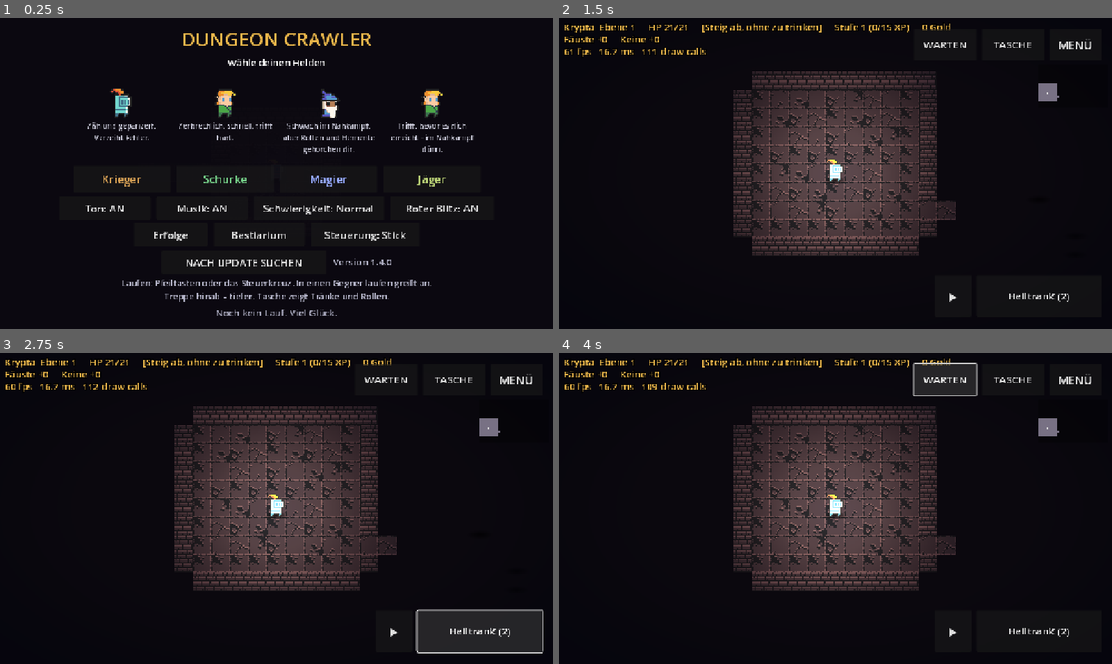
Above: before the commit, frames 1-4 (two rows, left to right).
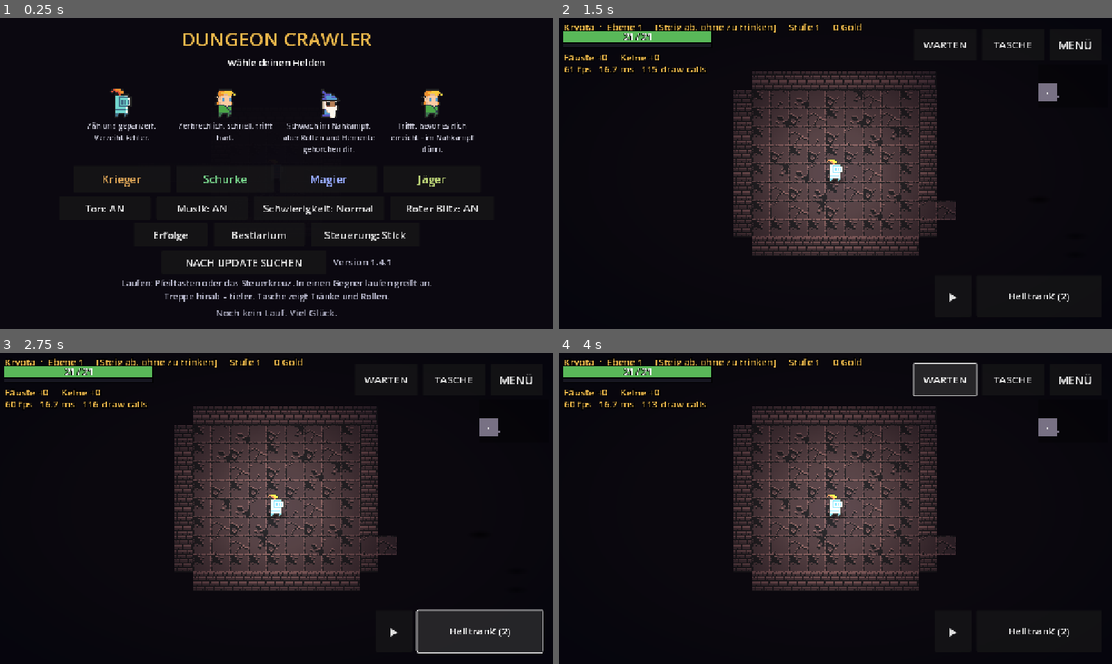
Above: after the commit, the same moments.

Repository: GermanDudeXX/dungeon-crawler
Game: Godot game, scene res://scenes/main.tscn
Same seed, same stepped clock (60 frames per second), same inputs: the game is played once before the commit and once after it.
Inputs:
- Up to frame 1 (0.25 s): no input
- Up to frame 2 (1.5 s): click "Schwierigkeit: Normal" at 0.5 s; click "Krieger" at 1.25 s
- Up to frame 3 (2.75 s): click "Heiltrank (2)" at 2 s
- Up to frame 4 (4 s): click "▶" at 2.75 s; click "WARTEN" at 3.5 s

The runs differ from the first frame. In frame 1, less than 0.1% of the frame differs, in the area x 69-71%, y 77-80%; in frame 2, 2.1%; in frame 3, 2.1%, in the area x 0-71%, y 1-19%; in frame 4, 2.1%.

Commit message:
Godot: Türen führen irgendwohin, und Leben ist ein Balken
Türen: ein Gang, der neben einem Raum entlangläuft, sah an jeder Stelle
wie ein Durchgang aus - links und rechts Boden, oben Wand, unten der
Raum. Die Formprüfung sagte deshalb an jedem zweiten Feld ja, und so
standen Türen mitten im Gang, während der Raum daneben offen lag. Jetzt
muss eine der beiden offenen Seiten im Raum liegen: die Tür führt hinein,
nicht daran vorbei. Dazu wird der Boden hinter beiden Seiten gezählt -
weniger als fünf Felder heißt, sie führt ins Nichts, und dann steht dort
keine. Über 120 Ebenen gemessen: von 1597 Türplätzen nach alter Regel
bleiben 1241, gut ein Fünftel war Unsinn. Im Schnitt bleiben 3,6 Türen
pro Ebene.

Leben: statt "HP 7/24" ein Balken. Dunkler Rahmen, Spur, Füllung - grün,
ab 55 % bernstein, ab 28 % rot. Dahinter läuft ein heller Streifen nach,
der über eine Sekunde abfließt, damit ein Treffer als Verlust sichtbar
wird und nicht nur als kürzerer Balken. Ein Schild sitzt in Hellblau
hinter dem Ende der Gesundheit, weil es zuerst aufgebraucht wird. Unter
einem Viertel atmet der Rahmen rot. Darunter ein dünner XP-Balken, und
für einen Boss eine breite Leiste quer über den oberen Bildrand mit Namen
und Zahlen.

Co-Authored-By: Claude Opus 5 <noreply@anthropic.com>
Claude-Session: https://claude.ai/code/session_01WQiUvBCjkdxtXigdz77eh9

Diff:
--- a/godot/project.godot
+++ b/godot/project.godot
@@ -17,7 +17,7 @@
 config/name="Dungeon Crawler (Godot)"
 ; What the update button compares against. Keep this in step with
 ; export_presets.cfg - they are two halves of the same number.
-config/version="1.4.0"
+config/version="1.4.1"
 run/main_scene="res://scenes/main.tscn"
 config/features=PackedStringArray("4.4", "GL Compatibility")
 config/icon="res://assets/classes/knight_m_idle_anim_f0.png"
--- a/godot/scripts/game.gd
+++ b/godot/scripts/game.gd
@@ -34,6 +34,10 @@
 # this long, so a held direction produces one continuous movement
 # instead of step, wait, step - that pause is most of what reads as
 # "stuck to a grid", even though the sprites were already sliding.
+const GAUGE_W := 340.0           ## the health and experience bars
+const GAUGE_H := 26.0
+const BOSS_W := 520.0
+const DOOR_POCKET := 4           ## fewer floor tiles than this behind a door is nothing
 const STEP_TIME := 0.14
 # How long a held direction waits before it starts walking by itself.
 const REPEAT_DELAY := 0.34
@@ -126,6 +130,16 @@
 var _kin_list: VBoxContainer
 var _drink_button: Button
 var _shoot_button: Button
+var _hp_frame: ColorRect         ## the gauges, top left
+var _hp_ghost: ColorRect
+var _hp_fill: ColorRect
+var _hp_guard: ColorRect
+var _hp_text: Label
+var _xp_fill: ColorRect
+var _boss_frame: ColorRect       ## and the one across the top, for a boss
+var _boss_track: ColorRect
+var _boss_fill: ColorRect
+var _boss_text: Label
 var _pause_panel: PanelContainer
 var _pause_sound: Button
 var _pause_music: Button
@@ -1388,17 +1402,72 @@
 					break
 			if crowded:
 				continue
-			# And only in an actual doorway: floor on two opposite sides, wall
-			# on the other two. A door in the middle of a room is a frame
-			# around nothing.
-			var open_x: bool = Dungeon.is_walkable(grid, cell.x - 1, cell.y) \
-				and Dungeon.is_walkable(grid, cell.x + 1, cell.y)
-			var open_y: bool = Dungeon.is_walkable(grid, cell.x, cell.y - 1) \
-				and Dungeon.is_walkable(grid, cell.x, cell.y + 1)
-			if open_x == open_y:
+			if not _is_doorway(cell, room):
 				continue
 			doors[cell] = false
 
+
+
+## Is this cell a doorway into that room, or just a tile a door would
+## be standing on?
+##
+## Three things have to hold, and each of them was a door on the map
+## that made no sense:
+##
+## The cell is a passage: floor on two opposite sides, wall on the other
+## two. A door in open ground is a frame around nothing.
+##
+## The passage runs *into* the room - one of those two sides is inside
+## it, the other is not. This is the one that was missing. A corridor
+## carved along a room's edge touches it for its whole length and looks
+## like a passage at every step, so doors were being hung in the middle
+## of corridors with the room lying wide open beside them.
+##
+## And there is something on both sides. A door onto three tiles of
+## nothing is worse than no door.
+func _is_doorway(cell: Vector2i, room) -> bool:
+	var open_x: bool = Dungeon.is_walkable(grid, cell.x - 1, cell.y) \
+		and Dungeon.is_walkable(grid, cell.x + 1, cell.y)
+	var open_y: bool = Dungeon.is_walkable(grid, cell.x, cell.y - 1) \
+		and Dungeon.is_walkable(grid, cell.x, cell.y + 1)
+	if open_x == open_y:
+		return false
+	var sides: Array = ([Vector2i(-1, 0), Vector2i(1, 0)] if open_x
+		else [Vector2i(0, -1), Vector2i(0, 1)])
+	var inside := 0
+	for offset in sides:
+		var beside: Vector2i = cell + offset
+		if beside.x >= room.x1 and beside.x < room.x2 \
+				and beside.y >= room.y1 and beside.y < room.y2:
+			inside += 1
+	if inside != 1:
+		return false
+	for offset in sides:
+		if _pocket_behind(cell, cell + offset) <= DOOR_POCKET:
+			return false
+	return true
+
+
+## How much floor lies behind a cell if the doorway is treated as a wall.
+## Counted no further than it takes to decide - a corridor that carries
+## on is a corridor, and the exact number stops mattering long before
+## then.
+func _pocket_behind(doorway: Vector2i, from: Vector2i) -> int:
+	var seen := {from: true}
+	var queue: Array[Vector2i] = [from]
+	var head := 0
+	while head < queue.size() and seen.size() <= DOOR_POCKET:
+		var at: Vector2i = queue[head]
+		head += 1
+		for offset in [Vector2i(1, 0), Vector2i(-1, 0), Vector2i(0, 1), Vector2i(0, -1)]:
+			var next: Vector2i = at + offset
+			if next == doorway or seen.has(next):
+				continue
+			if not Dungeon.is_walkable(grid, next.x, next.y):
+				continue
+			seen[next] = true
+			queue.append(next)
+	return seen.size()
 
 
 ## The floor cells immediately outside a room that touch it.
@@ -3163,8 +3232,8 @@
 	# Two lines, because one did not fit: at 1280 wide the gear names
 	# pushed the buff row off the right-hand edge, where a player has no
 	# way to know it exists.
-	_play_ui.get_node("gear").position = Vector2(14, 36)
-	_play_ui.get_node("fps").position = Vector2(14, 64)
+	_play_ui.get_node("gear").position = Vector2(14, 78)
+	_play_ui.get_node("fps").position = Vector2(14, 106)
 
 	var log_label: Label = _play_ui.get_node("log")
 	log_label.set_anchors_preset(Control.PRESET_BOTTOM_RIGHT)
@@ -3279,6 +3348,7 @@
 	_banner.modulate.a = 0.0
 	_play_ui.add_child(_banner)
 
+	_build_gauges()
 	_build_vignette()
 	_build_minimap()
 	_build_bag_panel()
@@ -3289,6 +3359,132 @@
 	_build_perk_panel()
 	_build_dead_panel()
 	_build_title_panel()
+
+
+## A flat rectangle of colour, positioned by hand.
+##
+## The HUD is built in code rather than in a scene, so a bar is four of
+## these stacked: a dark frame, the empty track, what is left, and the
+## number over the top. Nothing here reacts to the theme - a health bar
+## that changes colour with the floor is a health bar nobody trusts.
+func _plate(at: Vector2, span: Vector2, shade: Color, top := false) -> ColorRect:
+	var rect := ColorRect.new()
+	if top:
+		rect.set_anchors_preset(Control.PRESET_CENTER_TOP)
+	rect.position = at
+	rect.size = span
+	rect.color = shade
+	rect.mouse_filter = Control.MOUSE_FILTER_IGNORE
+	_play_ui.add_child(rect)
+	return rect
+
+
+func _gauge_label(at: Vector2, span: Vector2, size: int, top := false) -> Label:
+	var label := Label.new()
+	if top:
+		label.set_anchors_preset(Control.PRESET_CENTER_TOP)
+	label.position = at
+	label.size = span
+	label.custom_minimum_size = span
+	label.horizontal_alignment = HORIZONTAL_ALIGNMENT_CENTER
+	label.vertical_alignment = VERTICAL_ALIGNMENT_CENTER
+	label.mouse_filter = Control.MOUSE_FILTER_IGNORE
+	label.add_theme_font_size_override("font_size", size)
+	label.add_theme_color_override("font_outline_color", Color(0, 0, 0, 0.9))
+	label.add_theme_constant_override("outline_size", 5)
+	_play_ui.add_child(label)
+	return label
+
+
+## Health as a bar rather than as two numbers.
+##
+## "HP 7/24" is something you read; a bar a quarter full is something you
+## see, and in a fight there is no time to read. The experience bar under
+## it is there for the same reason - the moment before a level is worth
+## knowing, and it was buried in a row of figures.
+func _build_gauges() -> void:
+	_hp_frame = _plate(Vector2(12, 30), Vector2(GAUGE_W + 4, GAUGE_H + 4), Color(0, 0, 0, 0.80))
+	_plate(Vector2(14, 32), Vector2(GAUGE_W, GAUGE_H), Color(0.13, 0.09, 0.11, 0.92))
+	# The pale strip is the damage that has just landed. It drains away
+	# over about a second, so a hit is visible as a loss and not only as a
+	# smaller bar.
+	_hp_ghost = _plate(Vector2(14, 32), Vector2(GAUGE_W, GAUGE_H), Color(0.96, 0.86, 0.58, 0.50))
+	_hp_fill = _plate(Vector2(14, 32), Vector2(GAUGE_W, GAUGE_H), Color(0.35, 0.72, 0.35))
+	# A shield is not health: it sits past the end of the bar, in its own
+	# colour, and goes first.
+	_hp_guard = _plate(Vector2(14, 32), Vector2(0, GAUGE_H), Color(0.48, 0.78, 1.0, 0.88))
+	_hp_text = _gauge_label(Vector2(14, 32), Vector2(GAUGE_W, GAUGE_H), 20)
+
+	_plate(Vector2(12, 60), Vector2(GAUGE_W + 4, 12), Color(0, 0, 0, 0.80))
+	_plate(Vector2(14, 62), Vector2(GAUGE_W, 8), Color(0.10, 0.10, 0.14, 0.92))
+	_xp_fill = _plate(Vector2(14, 62), Vector2(0, 8), Color(0.62, 0.55, 0.95))
+
+	# A boss gets the top of the screen. Something with four hundred hit
+	# points needs a bar you can watch from across the room, and a name -
+	# otherwise the only sign that this one is different is that it is not
+	# dying.
+	_boss_frame = _plate(Vector2(-BOSS_W * 0.5 - 3, 61), Vector2(BOSS_W + 6, 26),
+		Color(0, 0, 0, 0.80), true)
+	_boss_track = _plate(Vector2(-BOSS_W * 0.5, 64), Vector2(BOSS_W, 20),
+		Color(0.14, 0.08, 0.08, 0.92), true)
+	_boss_fill = _plate(Vector2(-BOSS_W * 0.5, 64), Vector2(BOSS_W, 20),
+		Color(0.86, 0.26, 0.20), true)
+	_boss_text = _gauge_label(Vector2(-BOSS_W * 0.5, 64), Vector2(BOSS_W, 20), 19, true)
+	_boss_text.add_theme_color_override("font_color", Color(1.0, 0.92, 0.86))
+
+
+## Moves the bars to where the numbers already are. Called every frame,
+## because the trailing damage strip is the only thing here that is not
+## simply a division.
+func _refresh_gauges(delta: float) -> void:
+	if _hp_fill == null or player == null:
+		return
+	var left: float = clampf(float(player.hp) / float(maxi(1, player.max_hp)), 0.0, 1.0)
+	var want: float = GAUGE_W * left
+	_hp_fill.size.x = want
+	# Green while it does not matter, amber when it starts to, red when it
+	# does. Colour is what an eye that is watching the monster still
+	# notices.
+	if left > 0.55:
+		_hp_fill.color = Color(0.35, 0.72, 0.35)
+	elif left > 0.28:
+		_hp_fill.color = Color(0.90, 0.68, 0.22)
+	else:
+		_hp_fill.color = Color(0.84, 0.22, 0.22)
+	if _hp_ghost.size.x <= want:
+		_hp_ghost.size.x = want
+	else:
+		_hp_ghost.size.x = maxf(want, _hp_ghost.size.x - GAUGE_W * 0.55 * delta)
+	var guard: float = clampf(float(player.shield) / float(maxi(1, player.max_hp)), 0.0, 1.0)
+	_hp_guard.position.x = 14.0 + want
+	_hp_guard.size.x = minf(GAUGE_W - want, GAUGE_W * guard)
+	_hp_text.text = "%d / %d" % [maxi(0, player.hp), player.max_hp]
+	if player.shield > 0:
+		_hp_text.text += "   +%d" % player.shield
+	# Under a quarter left the frame breathes red. Nothing written in the
+	# log has ever caught anyone mid-fight.
+	if left <= 0.25:
+		_hp_frame.color = Color(0.88, 0.16, 0.16, 0.50 + 0.35 * sin(_flicker * 6.0))
+	else:
+		_hp_frame.color = Color(0, 0, 0, 0.80)
+	_xp_fill.size.x = GAUGE_W * clampf(
+		float(player.xp) / float(maxi(1, player.xp_to_next)), 0.0, 1.0)
+
+	var boss = null
+	for monster in monsters:
+		if monster.is_alive() and monster.is_boss and monster.awake \
+				and lit.has(monster.cell()):
+			boss = monster
+			break
+	var showing: bool = boss != null
+	_boss_frame.visible = showing
+	_boss_track.visible = showing
+	_boss_fill.visible = showing
+	_boss_text.visible = showing
+	if showing:
+		_boss_fill.size.x = BOSS_W * clampf(
+			float(boss.hp) / float(maxi(1, boss.max_hp)), 0.0, 1.0)
+		_boss_text.text = "%s   %d / %d" % [boss.display_name, maxi(0, boss.hp), boss.max_hp]
 
 
 ## Hangs a dialog in the middle of the screen and keeps it there.
@@ -4854,15 +5050,12 @@
 		_stepped = Vector2i.ZERO
 		_auto_shoot()
 
-	var line := "%s  Ebene %d     HP %d/%d" % [
-		tier.get("name", ""), depth, player.hp, player.max_hp]
-	if player.shield > 0:
-		line += " +%d Schild" % player.shield
+	_refresh_gauges(delta)
+	var line := "%s  ·  Ebene %d" % [tier.get("name", ""), depth]
 	if not quest.is_empty():
 		line += "     [%s%s]" % [quest["name"],
 			" ✓" if quest.get("done", false) else ""]
-	line += "     Stufe %d (%d/%d XP)     %d Gold" % [
-		player.level, player.xp, player.xp_to_next, player.gold]
+	line += "     Stufe %d     %d Gold" % [player.level, player.gold]
 	# What is in your hands, by name, on a line of its own: a rarity
 	# that never appears anywhere is a number nobody can notice.
 	var gear := "%s +%d     %s +%d" % [
--- a/godot/scripts/selftest.gd
+++ b/godot/scripts/selftest.gd
@@ -409,6 +409,46 @@
 	_game.depth += 1
 	_game.new_level()
 
+
+
+## Every door has to be a door *into* a room, with floor on both sides
+## and no second door beside it. A corridor running along a room's edge
+## used to satisfy the old shape test at every step, so doors were being
+## hung in the middle of passages with the room lying open beside them.
+func every_door_leads_somewhere(game) -> void:
+	for cell in game.doors:
+		for offset in [Vector2i(1, 0), Vector2i(0, 1), Vector2i(1, 1), Vector2i(1, -1)]:
+			if game.doors.has(cell + offset):
+				_complain("zwei Türen nebeneinander",
+					"Ebene %d: %s und %s" % [game.depth, str(cell), str(cell + offset)])
+		var open_x: bool = Dungeon.is_walkable(game.grid, cell.x - 1, cell.y) \
+			and Dungeon.is_walkable(game.grid, cell.x + 1, cell.y)
+		var open_y: bool = Dungeon.is_walkable(game.grid, cell.x, cell.y - 1) \
+			and Dungeon.is_walkable(game.grid, cell.x, cell.y + 1)
+		if open_x == open_y:
+			_complain("Tür steht nicht in einem Durchgang",
+				"Ebene %d, %s" % [game.depth, str(cell)])
+			continue
+		var sides: Array = ([Vector2i(-1, 0), Vector2i(1, 0)] if open_x
+			else [Vector2i(0, -1), Vector2i(0, 1)])
+		var threshold := false
+		for room in game.rooms:
+			var inside := 0
+			for offset in sides:
+				var beside: Vector2i = cell + offset
+				if beside.x >= room.x1 and beside.x < room.x2 \
+						and beside.y >= room.y1 and beside.y < room.y2:
+					inside += 1
+			if inside == 1:
+				threshold = true
+				break
+		if not threshold:
+			_complain("Tür führt in keinen Raum",
+				"Ebene %d, %s" % [game.depth, str(cell)])
+		for offset in sides:
+			if game._pocket_behind(cell, cell + offset) <= game.DOOR_POCKET:
+				_complain("Tür führt ins Nichts",
+					"Ebene %d, %s" % [game.depth, str(cell)])
 
 func _complain(what: String, detail: String = "") -> void:
 	_problems[what] = _problems.get(what, 0) + 1
@@ -711,19 +751,9 @@
 	if _game.captive != null:
 		things.append([_game.captive, "Gefangener"])
 
-	# No door beside another door, and every door in a real doorway.
-	for cell in _game.doors:
-		for offset in [Vector2i(1, 0), Vector2i(0, 1), Vector2i(1, 1), Vector2i(1, -1)]:
-			if _game.doors.has(cell + offset):
-				_complain("zwei Türen nebeneinander",
-					"Ebene %d: %s und %s" % [_game.depth, str(cell), str(cell + offset)])
-		var open_x: bool = Dungeon.is_walkable(_game.grid, cell.x - 1, cell.y) \
-			and Dungeon.is_walkable(_game.grid, cell.x + 1, cell.y)
-		var open_y: bool = Dungeon.is_walkable(_game.grid, cell.x, cell.y - 1) \
-			and Dungeon.is_walkable(_game.grid, cell.x, cell.y + 1)
-		if open_x == open_y:
-			_complain("Tür steht nicht in einem Durchgang",
-				"Ebene %d, %s" % [_game.depth, str(cell)])
+	# Doors: beside no other door, in a real doorway, leading somewhere.
+	every_door_leads_somewhere(_game)
+
 
 	for cell in _game.traps:
 		things.append([cell, "Falle"])
Not shown, changed: godot/export_presets.cfg
